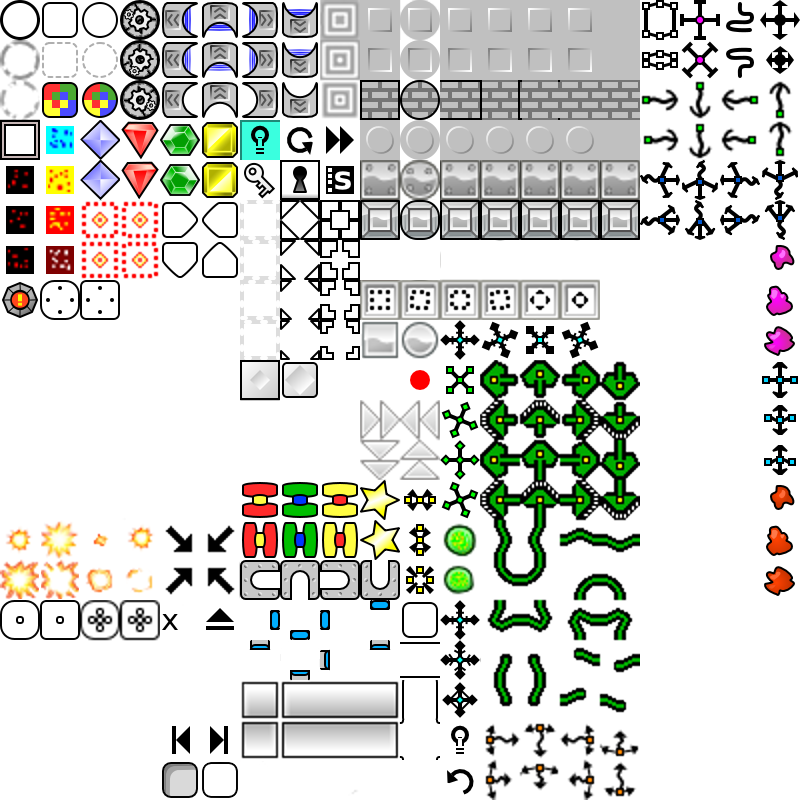
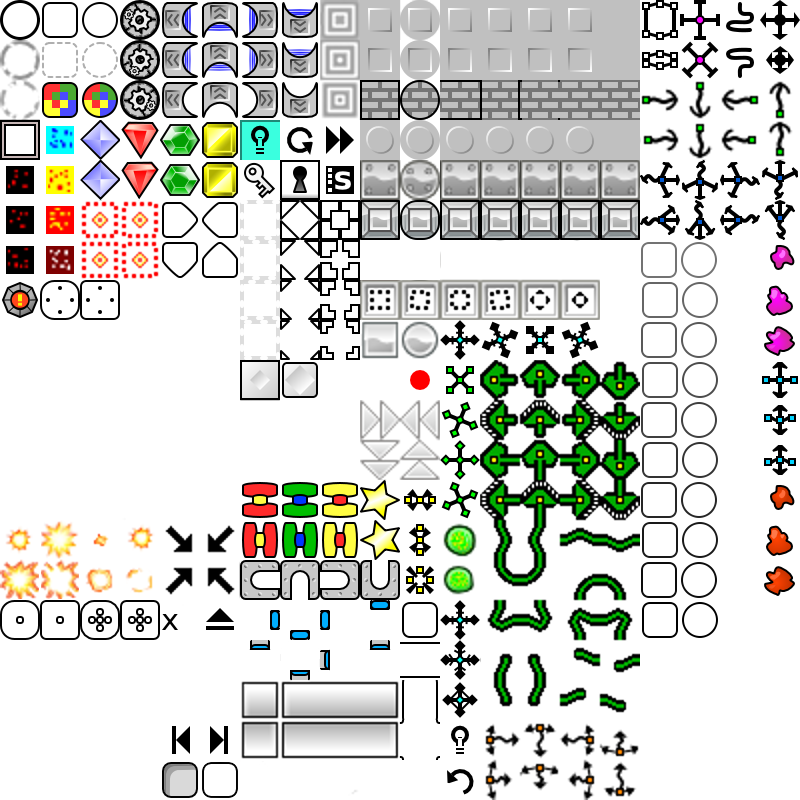
Layers edited between the first and the second 800 x 800 image:
painted on "Capa nueva#1" over 80, 242, 718, 641
